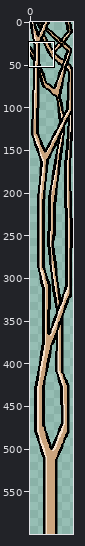
Two versions of one pixel-art file, WIP_Assets/Aseprite Projects/Trees/Mimosa Tree.aseprite. Above: a wide view before the commit, with the close-up outlined.
Close-up. Before the commit:
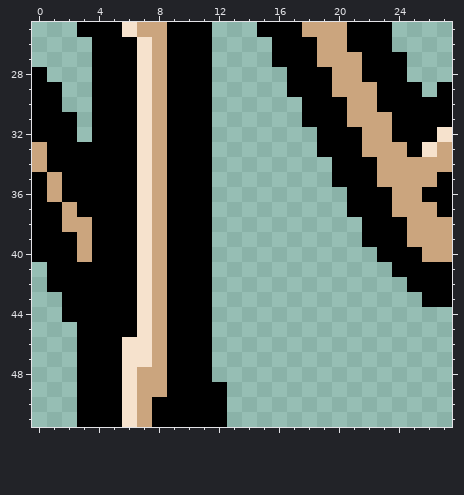
50x600 pixels, 1 frame. Shown: x 0..27, y 25..51.
Now the later version:
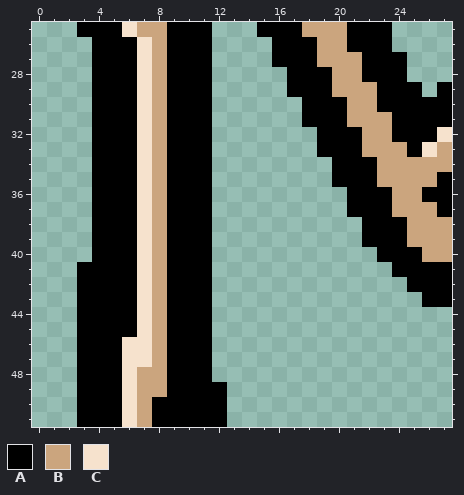
Palette (. is transparent): A #000000  B #cba57e  C #f6e2cd
Changes in this commit:
Changed rows in their new state; - is an unchanged pixel.
Layers "Bark Color", "Tree Outline":
first column x 0:
28 .---
29 ..--
30 ..--
31 ...-
32 ...-
33 ....
34 ....
35 ....
36 ....
37 ....
38 ....
39 ....
40 ....
41 -..-
42 -..-
43 --.-
44 --.-
